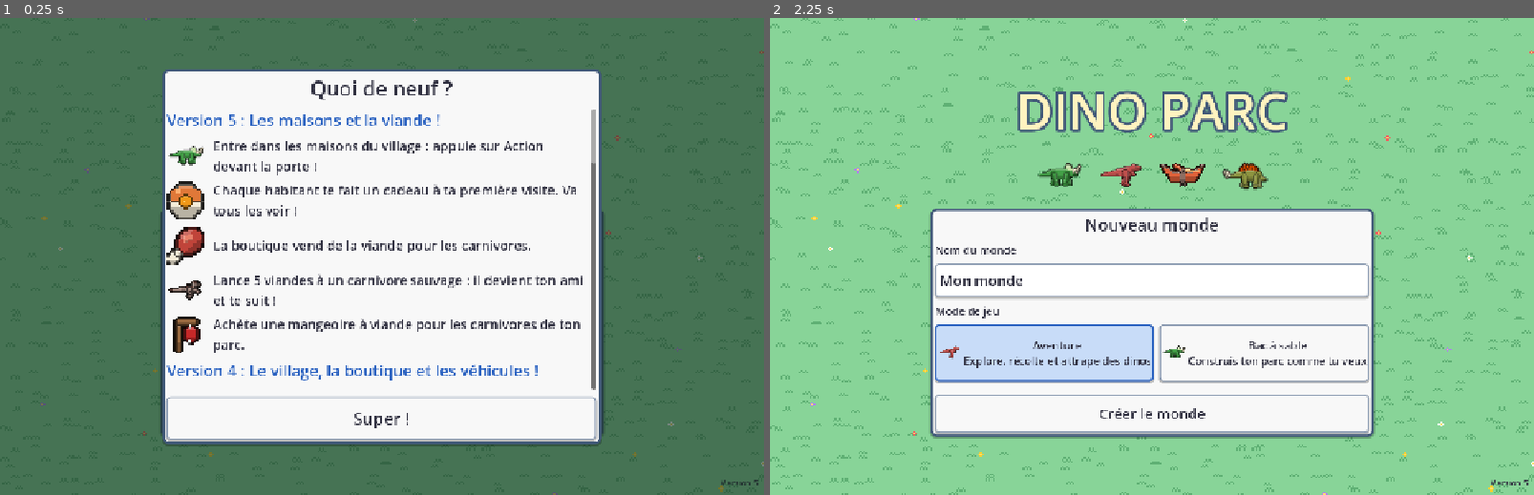
Above: before the commit, frames 1-2 (left to right).
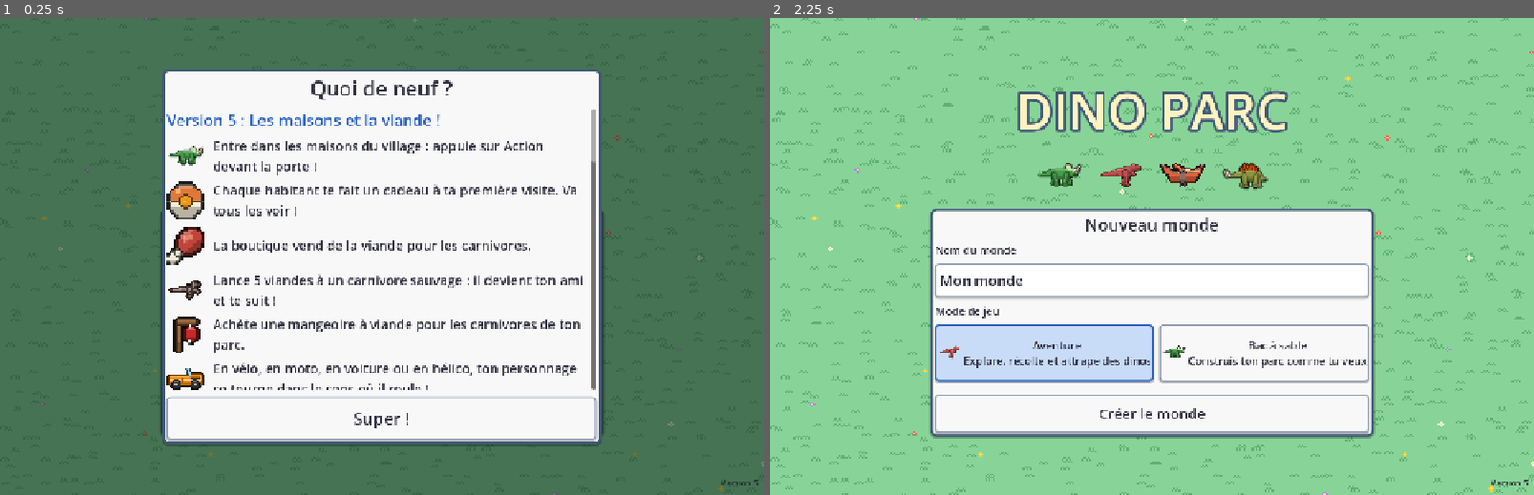
Above: after the commit, the same moments.

Repository: kevindjf/dino-parc
Game: Godot game, scene res://main.tscn
The game is run twice, just before and just after one commit, with the same random seed, the same clock (stepped at 60 frames per second) and the same inputs.
Inputs:
- Up to frame 1 (0.25 s): no input
- Up to frame 2 (2.25 s): click "Aventure Explore, récolte et …" at 0.5 s; click "Bac à sable Construis ton par…" at 1.25 s; click "Créer le monde" at 2 s

The runs differ from the first frame. In frame 1, 1.0% of the frame differs, in the area x 21-78%, y 30-78%; in frame 2, nothing differs.

Commit message:
feat: turn vehicles and their driver towards where they go
Vehicles now have front and back views, and the driver faces the same way,
instead of always showing the side view.

Co-Authored-By: Claude Opus 5.5 (1M context) <noreply@anthropic.com>

Diff:
--- a/scripts/art.gd
+++ b/scripts/art.gd
@@ -1384,8 +1384,11 @@
 
 # --- What the character drives in the adventure ------------------------------------------
 # Side views facing right, anchored at their bottom center; frames turn the wheels.
-
-static func vehicle(id: String, frame: int) -> Texture2D:
+# direction "down" draws it coming towards us, "up" going away (seen from the back).
+
+static func vehicle(id: String, frame: int, direction := "side") -> Texture2D:
+	if direction != "side":
+		return _vehicle_end(id, frame, direction == "down")
 	match id:
 		"bike":
 			return _bike(frame % 4)
@@ -1394,6 +1397,63 @@
 		"car":
 			return _car(frame % 4)
 	return helicopter(frame % 2)
+
+
+# A vehicle seen from the front (coming towards us) or from the back.
+static func _vehicle_end(id: String, frame: int, front: bool) -> Texture2D:
+	return cached("vehicle_end:%s:%d:%s" % [id, frame % 4, front], func() -> Texture2D:
+		var light := Color("fff176") if front else Color("e53935")
+		match id:
+			"bike", "moto":
+				var moto := id == "moto"
+				var color := Color("1e88e5") if moto else Color("e53935")
+				var p := _painter(Vector2i(16, 18))
+				var width := 3.0 if moto else 2.0
+				# The wheel, seen edge-on: its tread runs down as it turns.
+				p.box(Rect2(8 - width / 2.0, 9, width, 8), Color("303034"), true)
+				p.flat(Rect2(8 - width / 2.0 + 0.5, 10 + (frame % 4) * 2, width - 1.0, 1), Color("70707a"))
+				if moto:
+					p.box(Rect2(5, 6, 6, 5), color, true)
+					p.dot(Vector2(8, 8), light, 2)
+				else:
+					p.limb(Vector2(8, 5), Vector2(8, 10), 0.8, 0.8, color)
+				p.limb(Vector2(1, 5), Vector2(15, 5), 0.7, 0.7, Color("303034"))
+				return p.finish(false)
+			"car":
+				var p := _painter(Vector2i(28, 20))
+				var orange := Color("fb8c00")
+				for x in [2, 21]:
+					p.box(Rect2(x, 13, 5, 6), Color("303034"), true)
+				p.box(Rect2(1, 8, 26, 9), orange, true)
+				p.box(Rect2(5, 3, 18, 6), orange, true)
+				p.box(Rect2(7, 4, 14, 4), Color("a8e0f8"), true)
+				p.flat(Rect2(2, 12, 24, 1), Color.WHITE)
+				for x in [3, 22]:
+					p.box(Rect2(x, 9, 3, 2), light)
+				p.box(Rect2(10, 14, 8, 2), Color("d0d0d8") if front else Color("303034"))
+				return p.finish()
+		# The helicopter: its round cabin, the skids and the rotor spinning above.
+		var p := _painter(Vector2i(36, 24))
+		var red := Color("e53935")
+		p.box(Rect2(9, 21, 18, 1), Color("404040"))
+		for x in [12, 23]:
+			p.box(Rect2(x, 18, 1, 3), Color("404040"))
+		if not front:
+			p.limb(Vector2(18, 12), Vector2(18, 22), 2.0, 1.4, red)
+		p.ellipse(Vector2(18, 13), Vector2(8, 6.5), red, true)
+		if front:
+			p.ellipse(Vector2(18, 12.5), Vector2(5.5, 4), Color("a8e0f8"))
+			p.dot(Vector2(16, 11), Color.WHITE, 2)
+		else:
+			p.polygon(PackedVector2Array([Vector2(15, 19), Vector2(21, 19), Vector2(18, 23)]), red.darkened(0.2), true)
+		p.box(Rect2(17, 4, 2, 3), Color("404040"))
+		if frame % 2 == 0:
+			p.flat(Rect2(1, 3, 34, 1), Color("303030"))
+		else:
+			p.flat(Rect2(11, 3, 14, 1), Color("303030"))
+			p.flat(Rect2(3, 3, 7, 1), Color(0.2, 0.2, 0.2, 0.35))
+			p.flat(Rect2(26, 3, 7, 1), Color(0.2, 0.2, 0.2, 0.35))
+		return p.finish())
 
 
 static func _wheel(p: Painter, center: Vector2, radius: float, frame: int, filled: bool) -> void:
--- a/scripts/news.gd
+++ b/scripts/news.gd
@@ -16,6 +16,7 @@
 			["meat", "La boutique vend de la viande pour les carnivores."],
 			["dino:velociraptor", "Lance 5 viandes à un carnivore sauvage : il devient ton ami et te suit !"],
 			["feeder_meat", "Achète une mangeoire à viande pour les carnivores de ton parc."],
+			["car", "En vélo, en moto, en voiture ou en hélico, ton personnage se tourne dans le sens où il roule !"],
 		],
 	},
 	{
--- a/scripts/player.gd
+++ b/scripts/player.gd
@@ -253,27 +253,31 @@
 func _drive() -> void:
 	if vehicle == "":
 		return
-	if absf(velocity.x) > 2.0:
-		vehicle_sprite.flip_h = velocity.x < 0.0
-	var left := vehicle_sprite.flip_h
+	# It turns where the character goes: seen from the side, from the front or from the back.
+	var direction := "side"
+	if facing.y != 0:
+		direction = "down" if facing.y > 0 else "up"
+	var left := facing == Vector2i.LEFT
 	var frame := int(rotor * 3.0) % 2 if vehicle == "heli" else int(travelled / 4.0)
-	var texture := Art.vehicle(vehicle, frame)
+	var texture := Art.vehicle(vehicle, frame, direction)
 	vehicle_sprite.texture = texture
+	vehicle_sprite.flip_h = left
 	vehicle_sprite.offset = -Vector2(floorf(texture.get_width() / 2.0), texture.get_height())
 	vehicle_sprite.position = Vector2(0, -altitude)
-	sprite.texture = Art.person("side", 0, look)
+	sprite.texture = Art.person(direction, 0, look)
 	sprite.flip_h = left
 	sprite.visible = vehicle != "heli"
+	var back := 0.0 if direction != "side" else (2.0 if left else -2.0)
 	match vehicle:
 		"bike":
-			sprite.position = Vector2(2 if left else -2, -6)
+			sprite.position = Vector2(back, -6)
 			sprite.z_index = 1
 		"moto":
-			sprite.position = Vector2(2 if left else -2, -7)
+			sprite.position = Vector2(back, -7)
 			sprite.z_index = 1
 		"car":
 			# Drawn behind the car: only the head shows over the door.
-			sprite.position = Vector2(3 if left else -3, -6)
+			sprite.position = Vector2(back * 1.5, -6 if direction == "side" else -9)
 			sprite.z_index = -1
 	shadow.scale = Vector2.ONE * clampf(1.0 - altitude / 160.0, 0.5, 1.0)
 	# High up, it flies over the trees.
